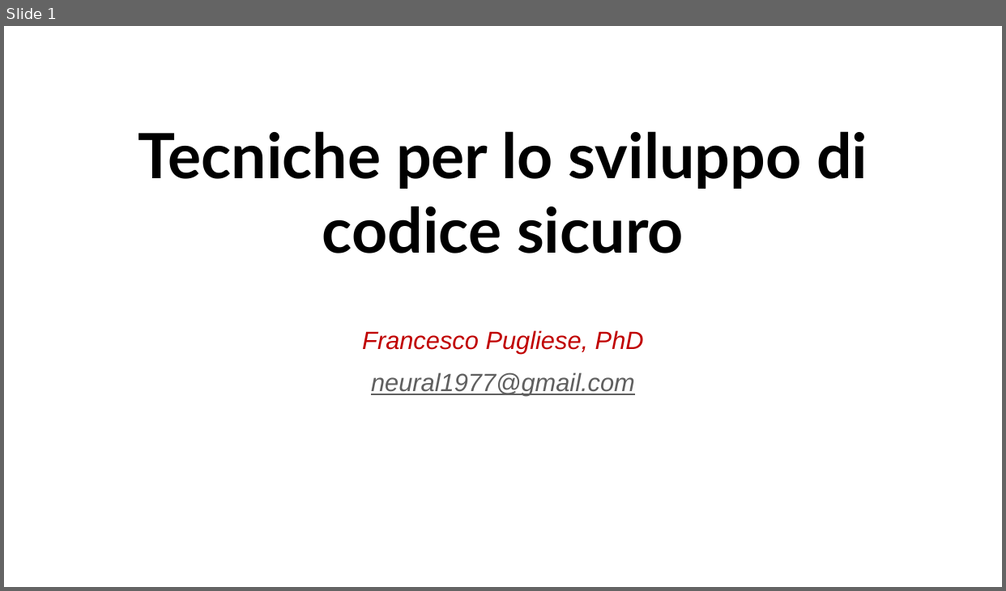
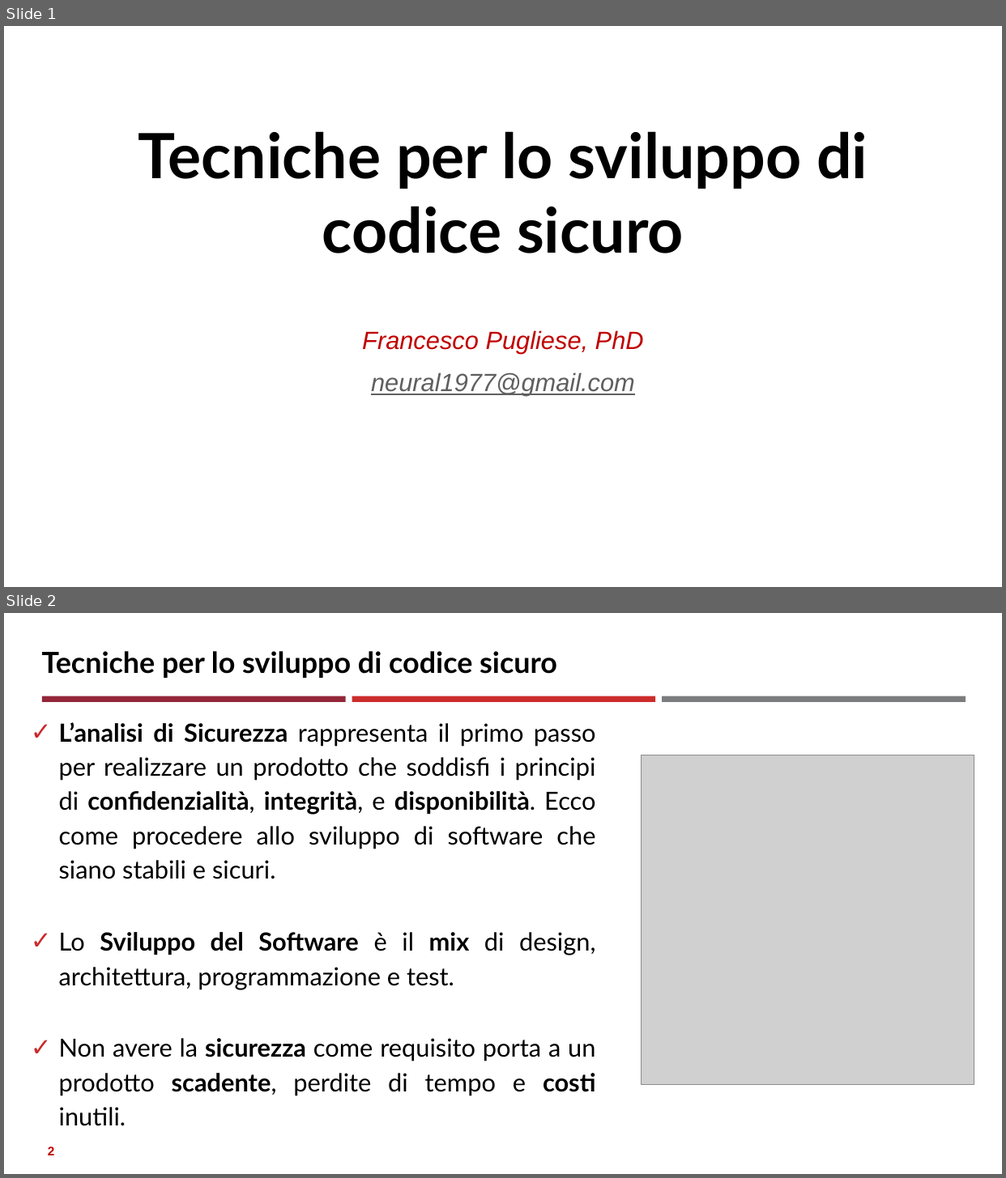
Before and after one commit to neural1977/data_science_interview_material, a slide deck: Assicurazioni/Tecniche per lo sviluppo di codice sicuro_ita.pptx. Shown one above the other, each under a label of ours: slide 1 before the commit, slides 1 and 2 after it. The pictures are 1006x591 and 1006x1178 pixels, drawn with LibreOffice and Linux fonts; fonts in the diff are those of the drawing; grey boxes stand for pictures. Boxes give left, top, right and bottom in pixels: in the first picture for what was removed or moved away, otherwise in the second. Text is boxed around its words. In the diff, an @@ line names an element or a change of style, - is before the commit and + after.

```diff
--- a/Assicurazioni/Tecniche per lo sviluppo di codice sicuro_ita.pptx
+++ b/Assicurazioni/Tecniche per lo sviluppo di codice sicuro_ita.pptx
@@ slide 2 added at box(4, 613, 1002, 1174), background #FFFFFF @@
@@ title added at box(42, 651, 557, 678), 28 pt, text #000000, bold @@
+Tecniche per lo sviluppo di codice sicuro
@@ rectangle added at box(42, 696, 346, 702), fill #942639 @@
@@ rectangle added at box(352, 696, 655, 702), fill #CC2A2A @@
@@ rectangle added at box(662, 696, 966, 702), fill #7B7C7E @@
@@ text added at box(59, 722, 596, 1127), 24 pt, text #000000 @@
+✓ L’analisi di Sicurezza rappresenta il primo passo per realizzare un prodotto che soddisfi i principi di confidenzialità, integrità, e disponibilità. Ecco come procedere allo sviluppo di software che siano stabili e sicuri.
+✓ Lo Sviluppo del Software è il mix di design, architettura, programmazione e test.
+✓ Non avere la sicurezza come requisito porta a un prodotto scadente, perdite di tempo e costi inutili.
@@ picture added at box(641, 756, 974, 1084) @@
@@ page number added at box(48, 1147, 55, 1156), 12 pt, text #C00000, bold @@
+2
```
Also in this commit, not shown: 5 other slides added, 3 slides removed.
